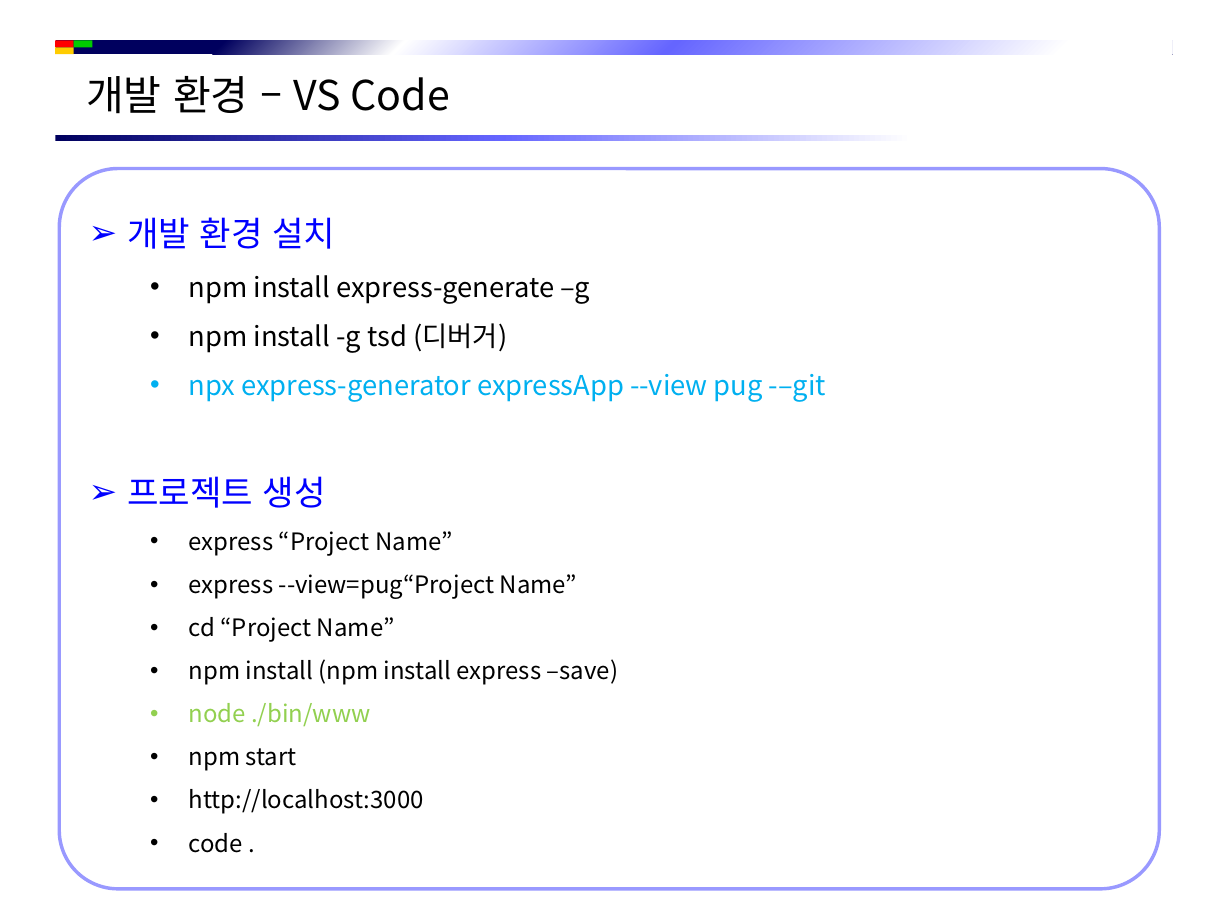
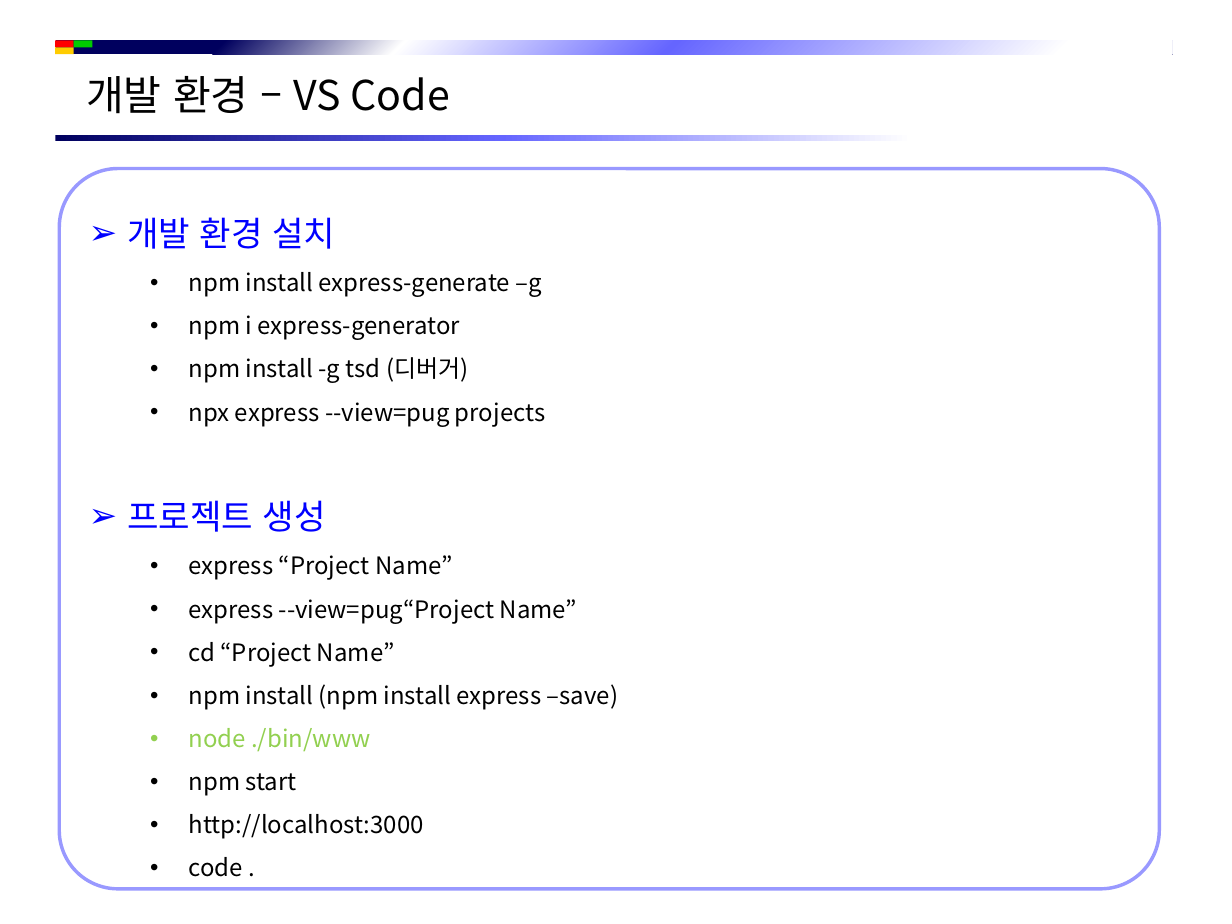
Before and after one commit to jsh-1235/Document, a slide deck: slide 7 of Back-End/NodeJS/NodeJS 시작 하기.pptx. Drawn at 1232x924 pixels with LibreOffice and Linux fonts; fonts in the diff are those of the drawing; background and template pictures are left out. Boxes give left, top, right and bottom in pixels: in the first picture for what was removed or moved away, otherwise in the second. Text is boxed around its words. In the diff, an @@ line names an element or a change of style, - is before the commit and + after.

```diff
--- a/Back-End/NodeJS/NodeJS 시작 하기.pptx
+++ b/Back-End/NodeJS/NodeJS 시작 하기.pptx
@@ text in rounded rectangle at [189, 272, 541, 383]: size 16 to 14 pt in "npm install express-generate –g", "npm install -g tsd (디버거)" @@
@@ text in rounded rectangle at [189, 315, 460, 340]: paragraph added @@
+  • npm i express-generator
@@ text in rounded rectangle at [189, 402, 545, 427]: text changed; size 16 to 14 pt; text colour #00B0F0 to #000000 @@
-  • npx express-generator expressApp --view pug -–git
+  • npx express --view=pug projects
```
Also in this commit, not shown: 14 other files.
